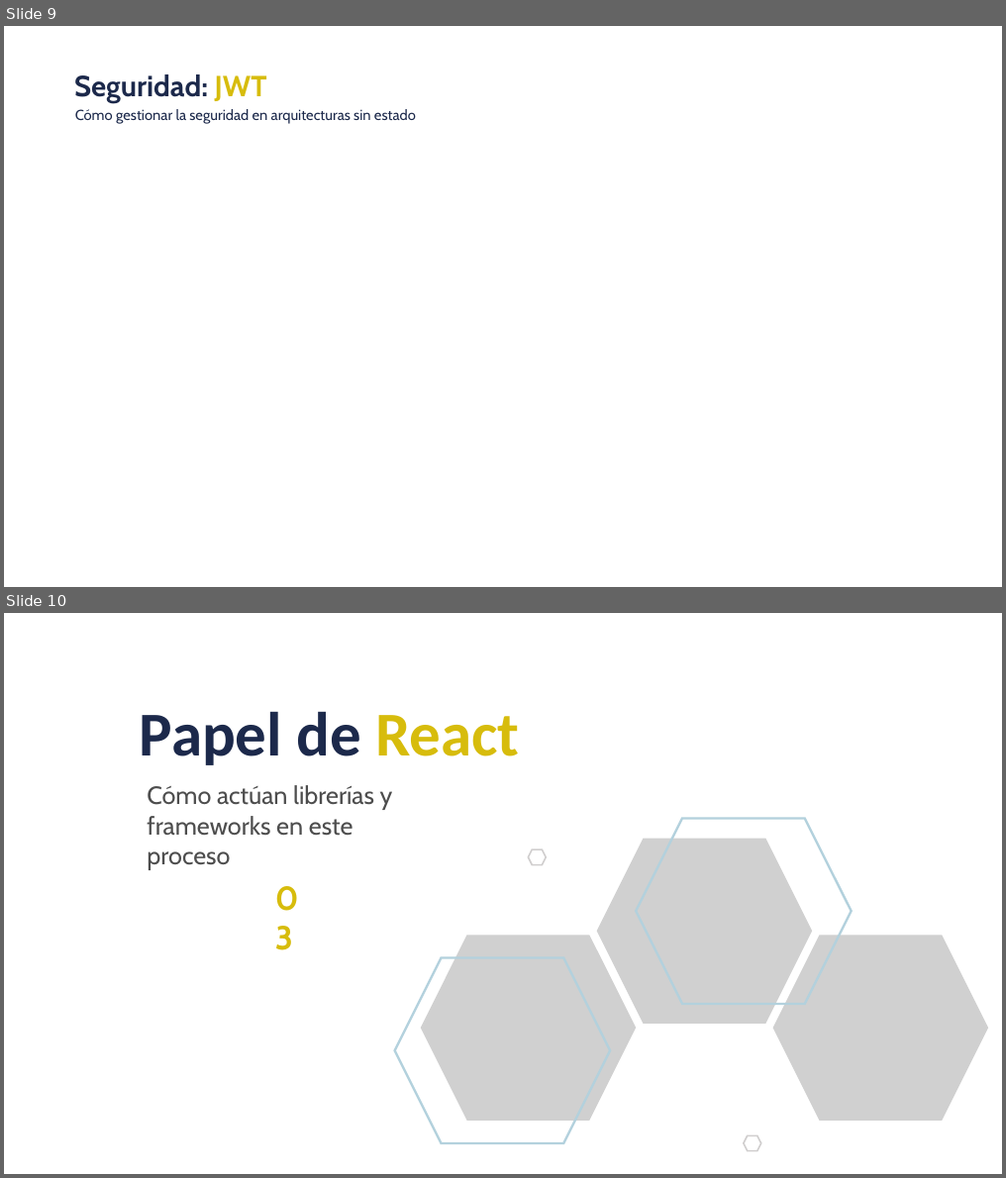
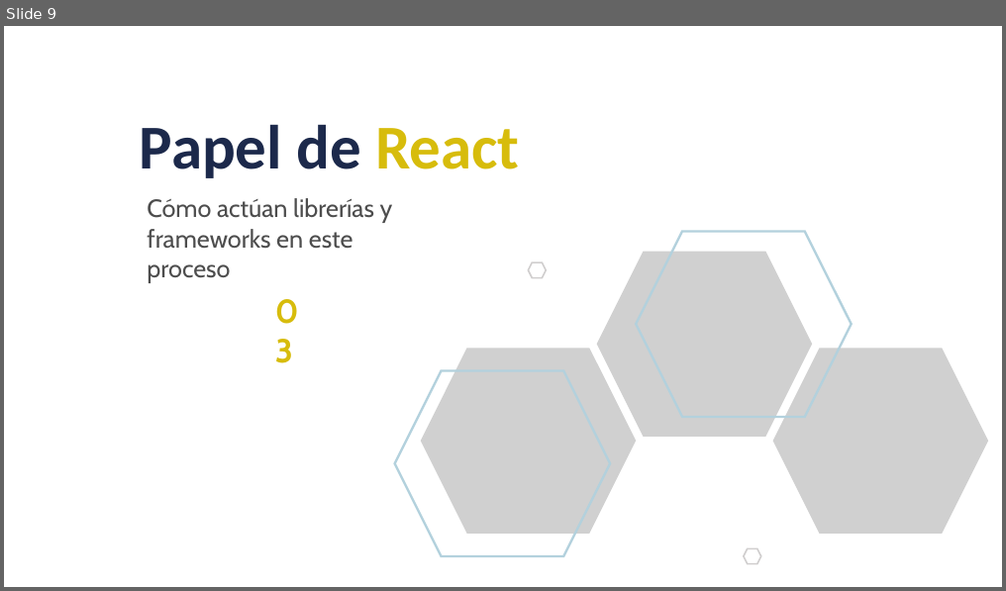
Before and after one commit to dqnid/uxcale-usal-front-presentation, a slide deck: AXPE_FRONT_TallerUSAL_.pptx. Shown one above the other, each under a label of ours: slides 9 and 10 before the commit, slide 9 after it. The pictures are 1006x1178 and 1006x591 pixels, drawn with LibreOffice and Linux fonts; fonts in the diff are those of the drawing; grey boxes stand for pictures; background and template pictures are left out. Boxes give left, top, right and bottom in pixels: in the first picture for what was removed or moved away, otherwise in the second. Text is boxed around its words. In the diff, an @@ line names an element or a change of style, - is before the commit and + after.

```diff
--- a/AXPE_FRONT_TallerUSAL_.pptx
+++ b/AXPE_FRONT_TallerUSAL_.pptx
@@ slide 9 removed at [4,26,1002,587], background #FFFFFF @@
@@ text removed at [74,75,267,103] @@
-Seguridad: JWT
@@ text removed at [75,109,416,124] @@
-Cómo gestionar la seguridad en arquitecturas sin estado
@@ what was slide 10 is now slide 9 @@
```
Also in this commit, not shown: 2 slides changed, 1 slide added, 7 other slides removed, 1 other file.
